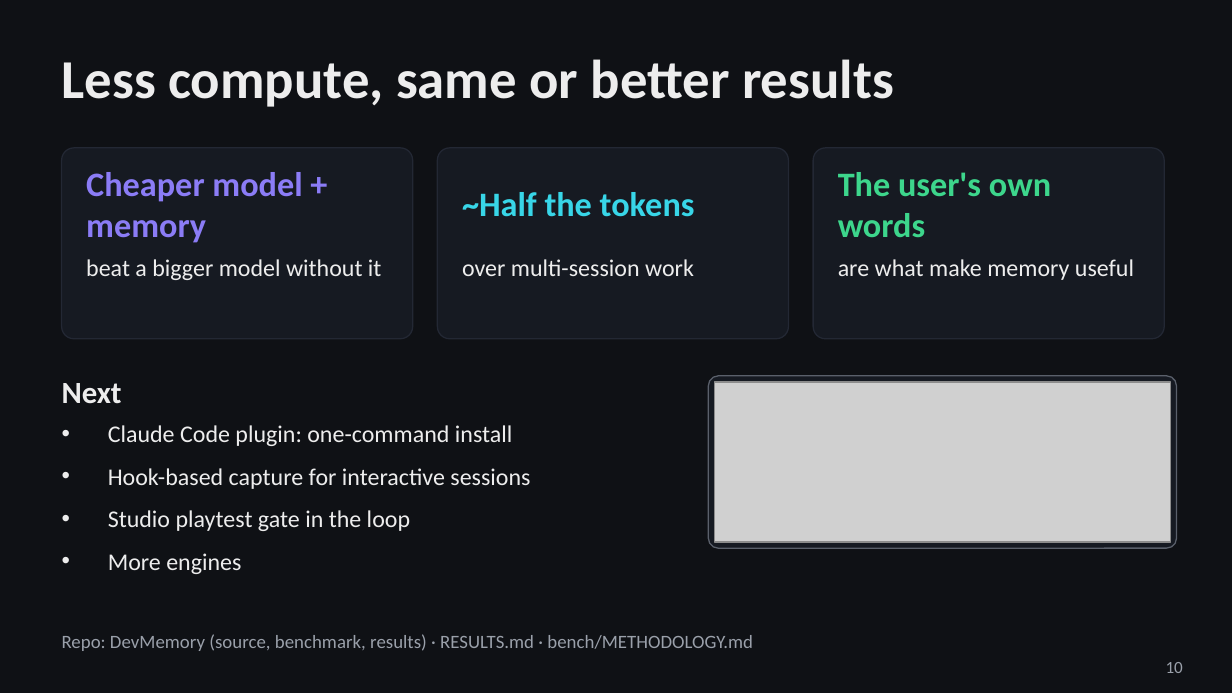
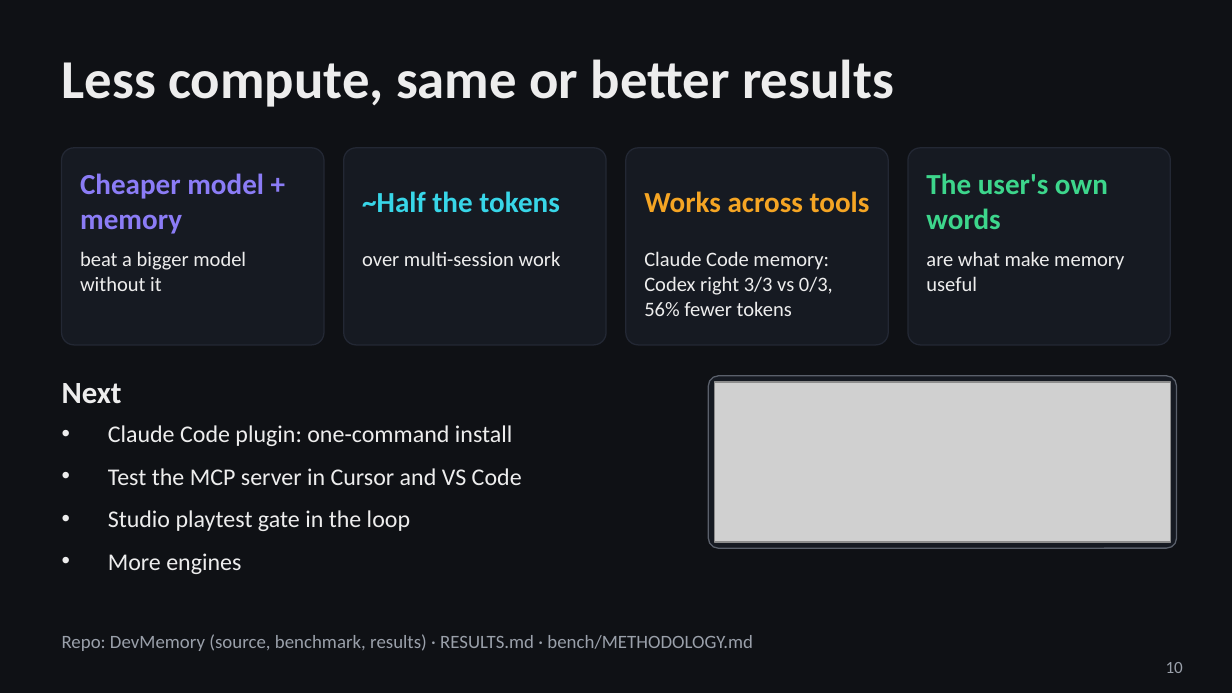
Before and after one commit to Thamer-A/devmemory-hackathon, a slide deck: slide 10 of docs/deck/DevMemory.pptx. Drawn at 1232x693 pixels with LibreOffice and Linux fonts; fonts in the diff are those of the drawing; grey boxes stand for pictures. Boxes give left, top, right and bottom in pixels: in the first picture for what was removed or moved away, otherwise in the second. Text is boxed around its words. In the diff, an @@ line names an element or a change of style, - is before the commit and + after.

```diff
--- a/docs/deck/DevMemory.pptx
+++ b/docs/deck/DevMemory.pptx
@@ rounded rectangle: place and size @@
-rounded rectangle at box(62, 148, 413, 339)
+rounded rectangle at box(62, 148, 324, 345)
@@ proportions changed in 3 elements at box(62, 148, 324, 345), box(908, 148, 1170, 345), box(344, 148, 606, 345) @@
@@ rounded rectangle: place and size @@
-rounded rectangle at box(437, 148, 788, 339)
+rounded rectangle at box(344, 148, 606, 345)
@@ rounded rectangle added at box(626, 148, 888, 345), fill #161A22, outline #232834 0.75 pt @@
@@ rounded rectangle: place and size @@
-rounded rectangle at box(813, 148, 1164, 339)
+rounded rectangle at box(908, 148, 1170, 345)
@@ size 20 to 17 pt in 3 elements at box(80, 173, 264, 234), box(926, 173, 1108, 229), box(362, 191, 560, 212) @@
@@ text "~Half the tokens": place and size @@
-text "~Half the tokens" at box(462, 192, 695, 217)
+text "~Half the tokens" at box(362, 191, 560, 212)
@@ text "The user's own words": place and size @@
-text "The user's own words" at box(838, 172, 1051, 237)
+text "The user's own words" at box(926, 173, 1108, 229)
@@ text added at box(644, 191, 870, 213), 17 pt, text #F5A524, bold @@
+Works across tools
@@ text "beat a bigger model without ...": place and size @@
-text "beat a bigger model without ..." at box(86, 259, 382, 280)
+text "beat a bigger model without ..." at box(80, 251, 246, 291)
@@ size 14 to 12 pt in 3 elements at box(80, 251, 246, 291), box(926, 251, 1124, 291), box(362, 251, 561, 266) @@
@@ text "over multi-session work": place and size @@
-text "over multi-session work" at box(462, 259, 694, 276)
+text "over multi-session work" at box(362, 251, 561, 266)
@@ text added at box(644, 251, 833, 316), 12 pt, text #EDEDED @@
+Claude Code memory: Codex right 3/3 vs 0/3, 56% fewer tokens
@@ text "are what make memory useful": place and size @@
-text "are what make memory useful" at box(838, 259, 1134, 280)
+text "are what make memory useful" at box(926, 251, 1124, 291)
@@ text at box(108, 468, 522, 485): text changed @@
-• Hook-based capture for interactive sessions
+• Test the MCP server in Cursor and VS Code
```
Also in this commit, not shown: 7 other slides changed, 11 other files.
